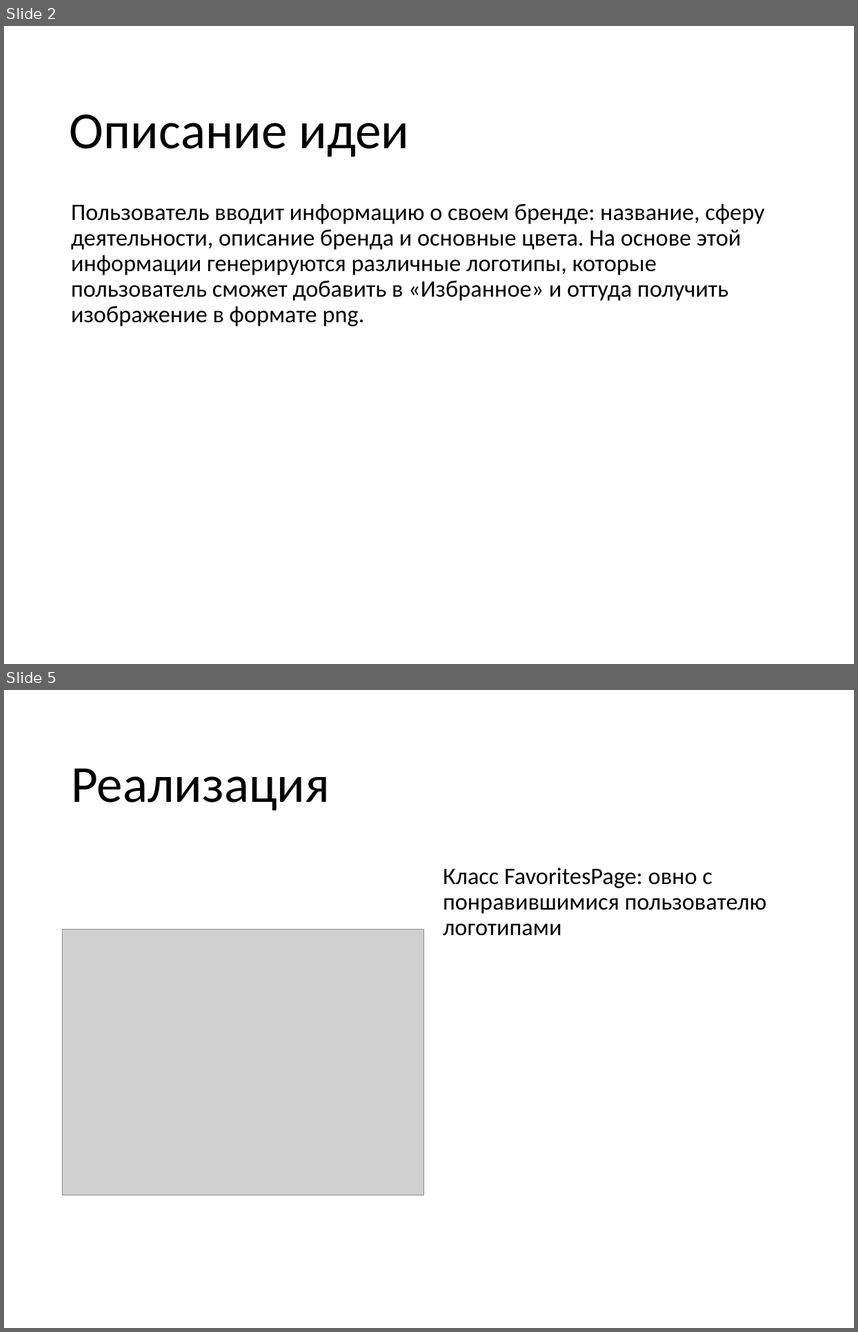
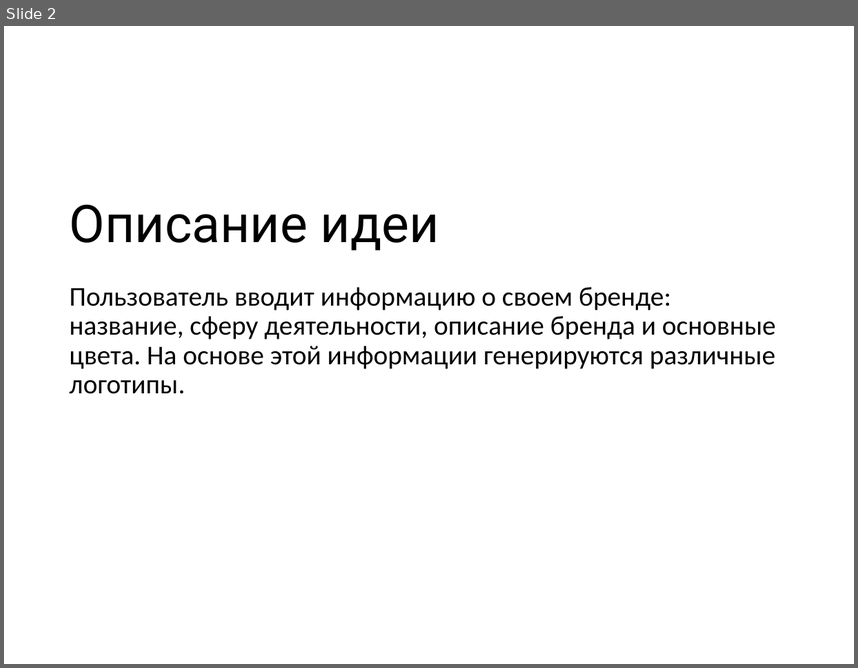
Before and after one commit to paullyaw/logogenerator, a slide deck: Генератор логотипов.pptx. Shown one above the other, each under a label of ours: slides 2 and 5 before the commit, slide 2 after it; the slides between them are not shown. The pictures are 858x1332 and 858x668 pixels, drawn with LibreOffice and Linux fonts; fonts in the diff are those of the drawing; grey boxes stand for pictures; background and template pictures are left out. Boxes give left, top, right and bottom in pixels: in the first picture for what was removed or moved away, otherwise in the second. Text is boxed around its words. In the diff, an @@ line names an element or a change of style, - is before the commit and + after.

```diff
--- a/Генератор логотипов.pptx
+++ b/Генератор логотипов.pptx
@@ slide 5 removed at [4,690,854,1328], background picture (left out) @@
@@ title removed at [71,768,330,811] @@
-Реализация
@@ text removed at [443,867,767,936] @@
-Класс FavoritesPage: овно с понравившимися пользователю логотипами
@@ picture removed at [63,929,424,1195] @@
@@ slide 2 changed as well @@
@@ title "Описание идеи": place and size @@
-title "Описание идеи" at [70,114,409,157]
+title "Описание идеи" at [70,204,439,250]
@@ title "Описание идеи" at [70,204,439,250]: font Calibri to Roboto @@
@@ text at [70,287,776,394]: text changed; size 20 to 23 pt @@
-Пользователь вводит информацию о своем бренде: название, сферу деятельности, описание бренда и основные цвета. На основе этой информации генерируются различные логотипы, которые пользователь сможет добавить в «Избранное» и оттуда получить изображение в формате png.
+Пользователь вводит информацию о своем бренде: название, сферу деятельности, описание бренда и основные цвета. На основе этой информации генерируются различные логотипы.
```
Also in this commit, not shown: 2 other slides changed, 6 slides added, 1 other slide removed.
